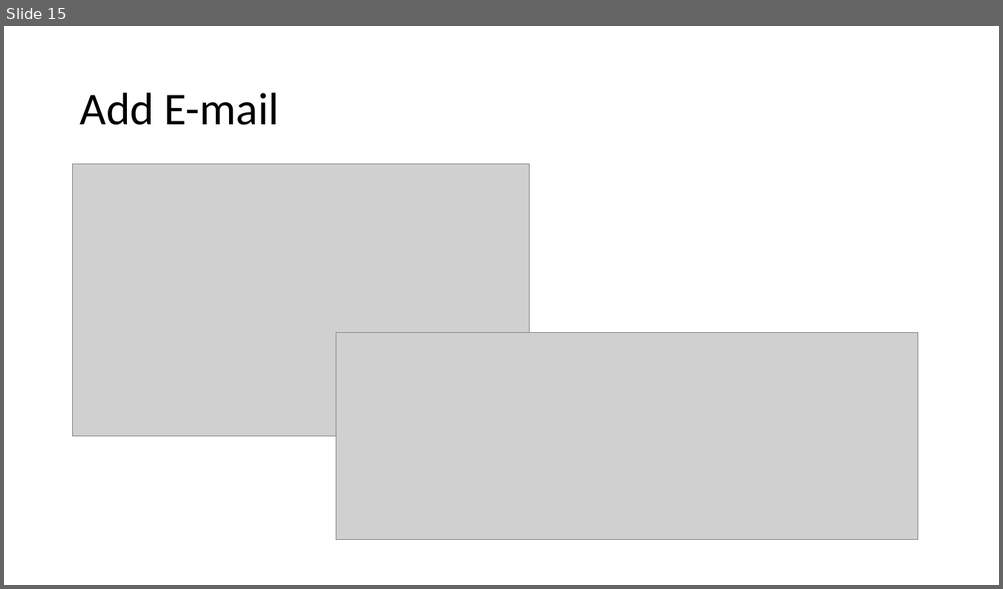
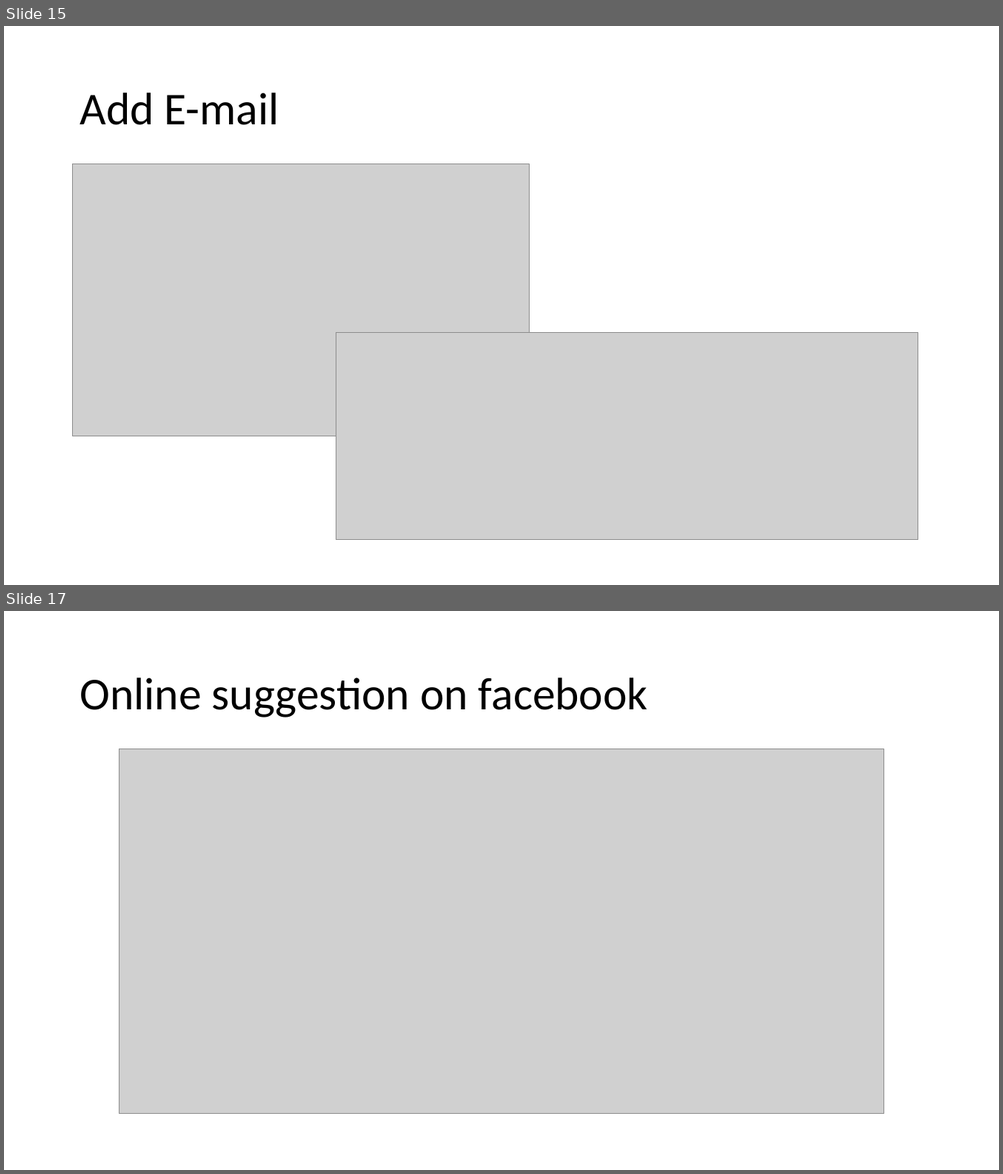
Before and after one commit to ernie55ernie/ShoppingCart, a slide deck: DM_PJ03_Probability.pptx. Shown one above the other, each under a label of ours: slide 15 before the commit, slides 15 and 17 after it; the slides between them are not shown. The pictures are 1003x589 and 1003x1174 pixels, drawn with LibreOffice and Linux fonts; fonts in the diff are those of the drawing; grey boxes stand for pictures. Boxes give left, top, right and bottom in pixels: in the first picture for what was removed or moved away, otherwise in the second. Text is boxed around its words. In the diff, an @@ line names an element or a change of style, - is before the commit and + after.

Commit message:
2015/6/7 Publishing to facebook suggestion

```diff
--- a/DM_PJ03_Probability.pptx
+++ b/DM_PJ03_Probability.pptx
@@ slide 17 added at [4,611,999,1170], background #FFFFFF @@
@@ title added at [79,678,648,718], 44 pt, text #000000 @@
+Online suggestion on facebook
@@ picture added at [119,749,884,1114] @@
```
Also in this commit, not shown: 2 slides changed, 1 other slide added, 2 other files.
